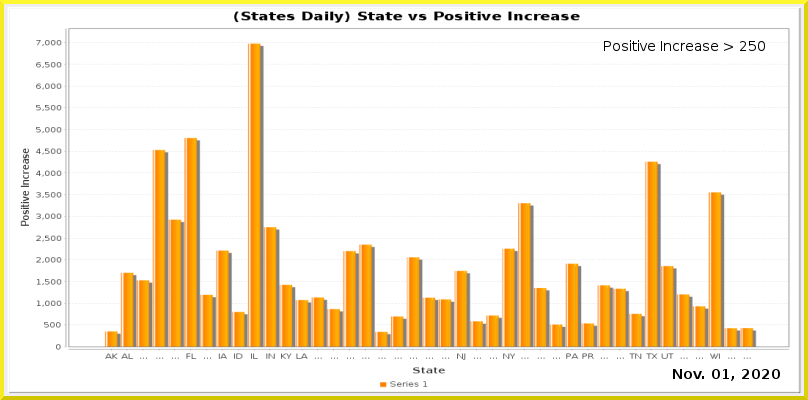
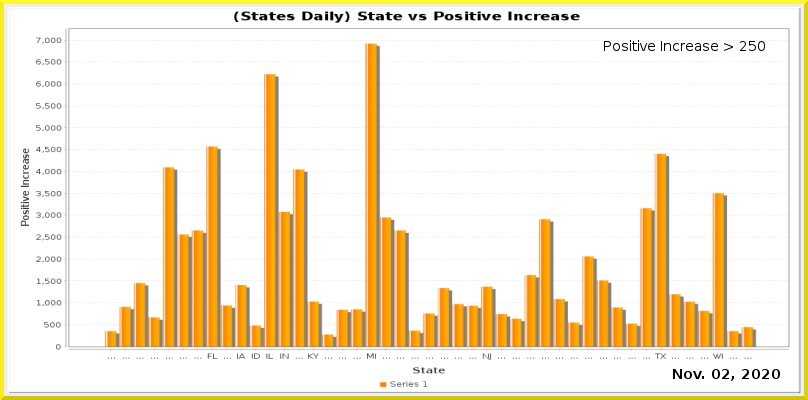
Layered file, before and after one edit (808×400). Changes by layer:
painted on "Current Date" over [722, 369, 729, 379]
painted on "Date_vs_TestIncrease.png" over [36, 37, 788, 360]
